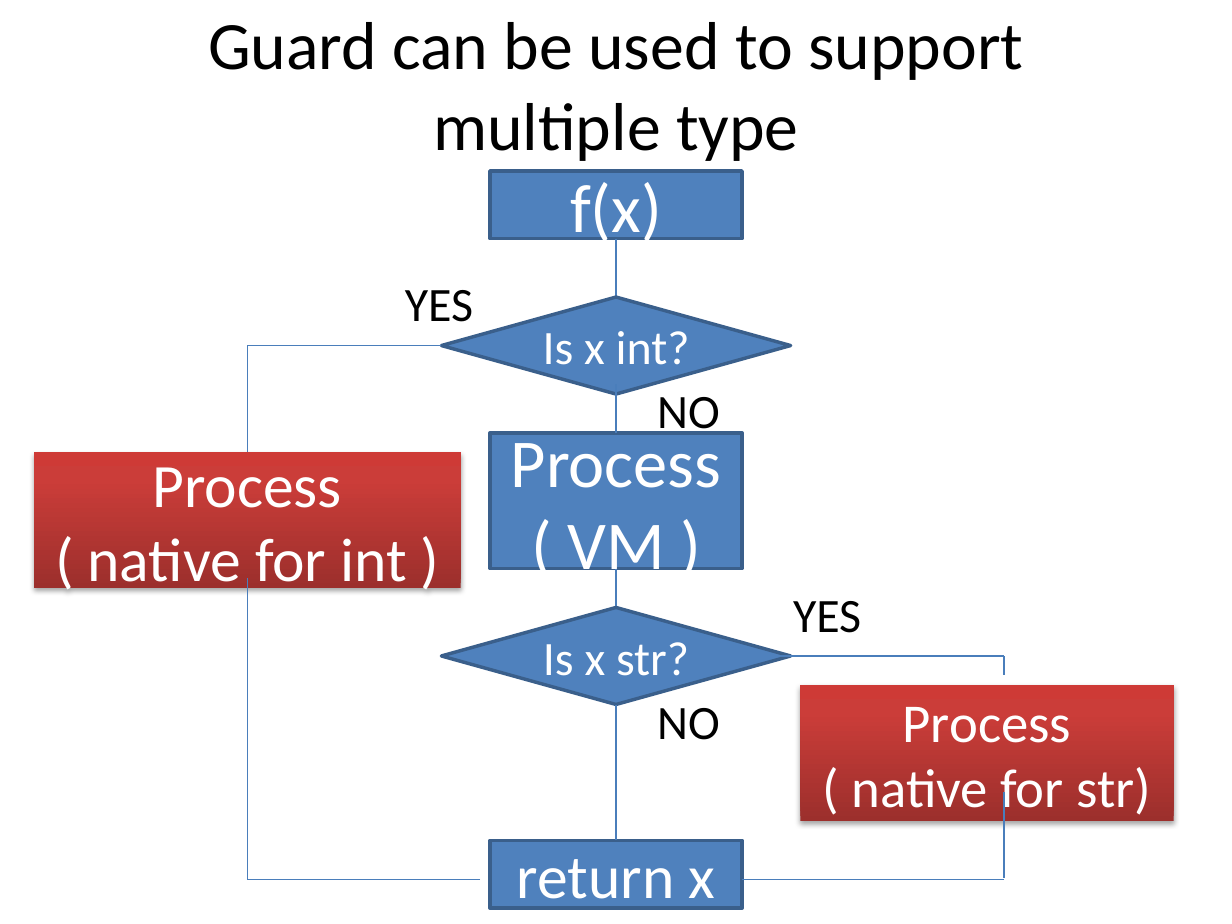
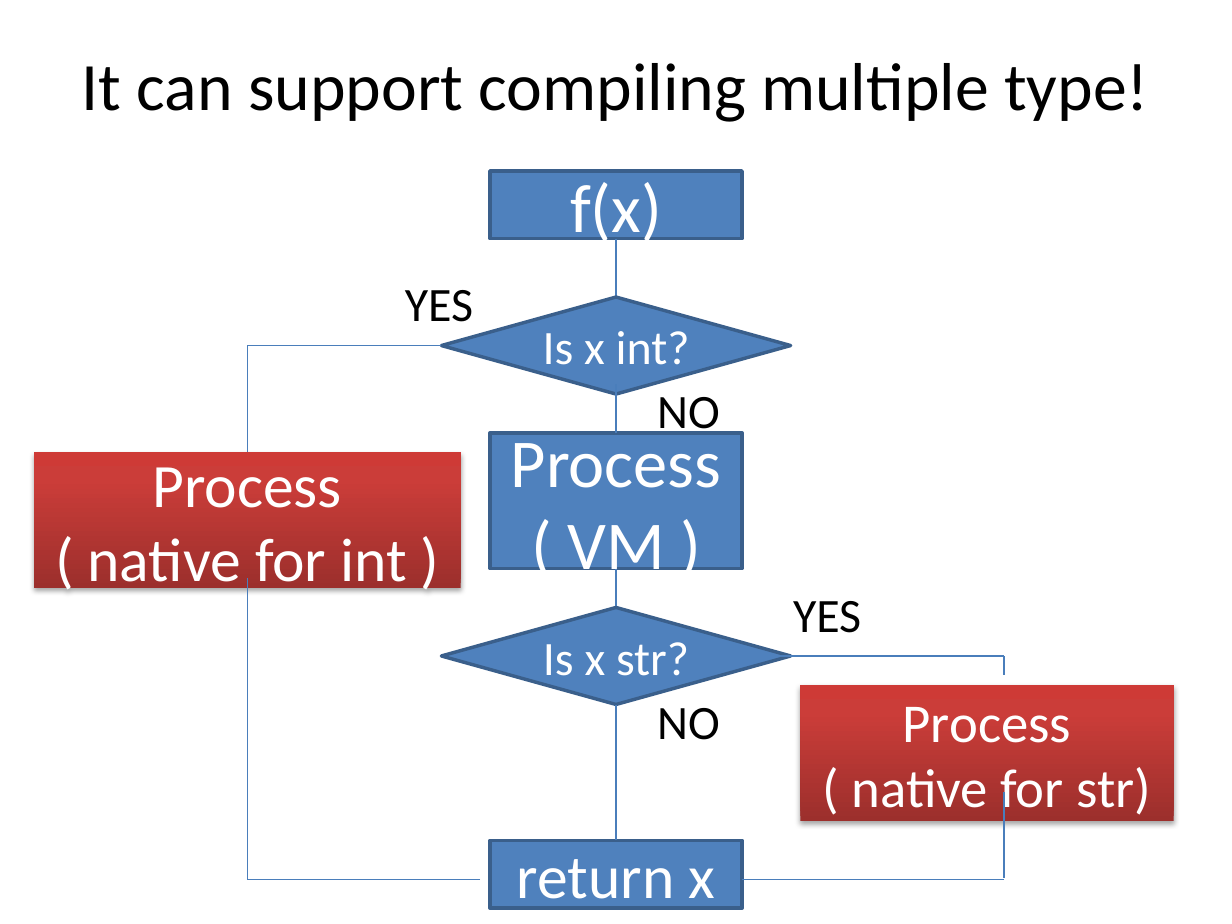
Before and after one commit to ryotaro/pyconjp2012slide, a slide deck: slide 32 of master/Fundamental Technologies Used in PyPy JIT Compiler.pptx. Drawn at 1232x924 pixels with LibreOffice and Linux fonts; fonts in the diff are those of the drawing. Boxes give left, top, right and bottom in pixels: in the first picture for what was removed or moved away, otherwise in the second. Text is boxed around its words. In the diff, an @@ line names an element or a change of style, - is before the commit and + after.

```diff
--- a/master/Fundamental Technologies Used in PyPy JIT Compiler.pptx
+++ b/master/Fundamental Technologies Used in PyPy JIT Compiler.pptx
@@ title at bbox=[82, 63, 1149, 122]: text changed @@
-Guard can be used to support
-multiple type
+It can support compiling multiple type!
```
Also in this commit, not shown: 4 other slides changed.
